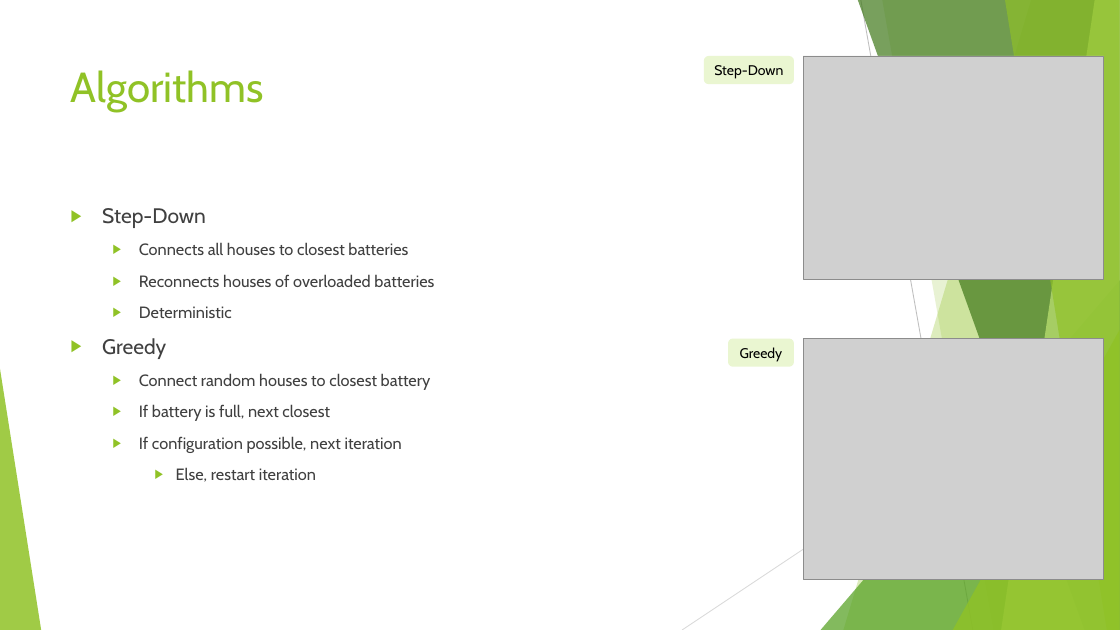
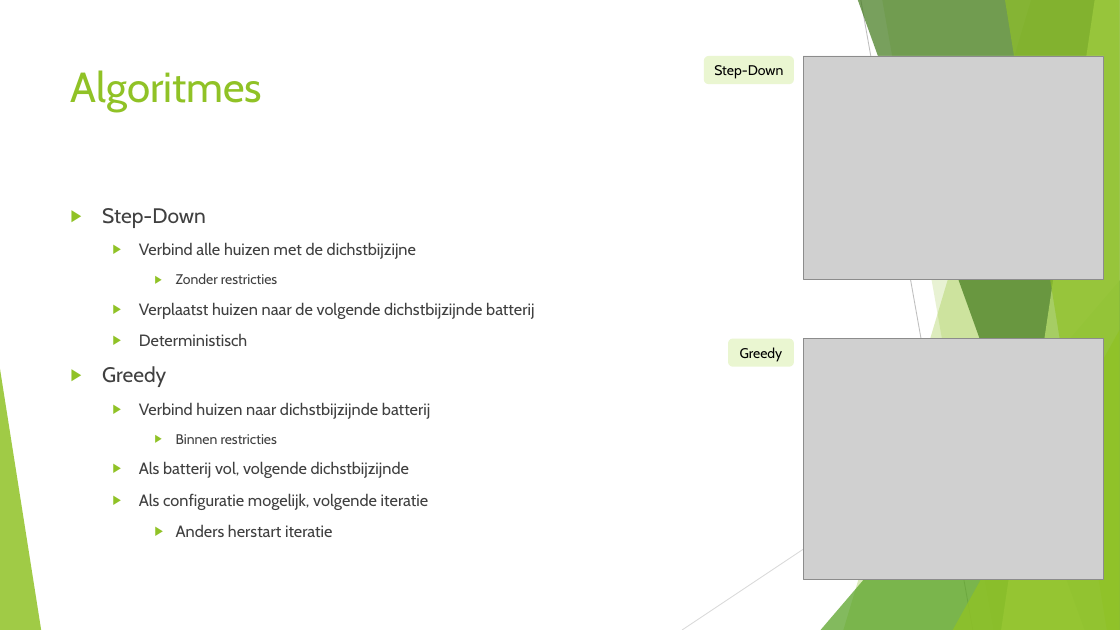
Before and after one commit to JSMR-heuristics/JSMR, a slide deck: slide 5 of EndPres.pptx. Drawn at 1120x630 pixels with LibreOffice and Linux fonts; fonts in the diff are those of the drawing; grey boxes stand for pictures. Boxes give left, top, right and bottom in pixels: in the first picture for what was removed or moved away, otherwise in the second. Text is boxed around its words. In the diff, an @@ line names an element or a change of style, - is before the commit and + after.

```diff
--- a/EndPres.pptx
+++ b/EndPres.pptx
@@ title at bbox=[71, 70, 263, 112]: text changed @@
-Algorithms
+Algoritmes
@@ text at bbox=[139, 242, 534, 346]: text changed @@
-  ▶ Connects all houses to closest batteries
-  ▶ Reconnects houses of overloaded batteries
-  ▶ Deterministic
+  ▶ Verbind alle huizen met de dichstbijzijne
+    ▶ Zonder restricties
+  ▶ Verplaatst huizen naar de volgende dichstbijzijnde batterij
+  ▶ Deterministisch
@@ text at bbox=[139, 402, 430, 537]: text changed @@
-  ▶ Connect random houses to closest battery
-  ▶ If battery is full, next closest
-  ▶ If configuration possible, next iteration
-    ▶ Else, restart iteration
+  ▶ Verbind huizen naar dichstbijzijnde batterij
+    ▶ Binnen restricties
+  ▶ Als batterij vol, volgende dichstbijzijnde
+  ▶ Als configuratie mogelijk, volgende iteratie
+    ▶ Anders herstart iteratie
```
Also in this commit, not shown: 9 other slides changed, 1 slide added, 1 slide removed.
